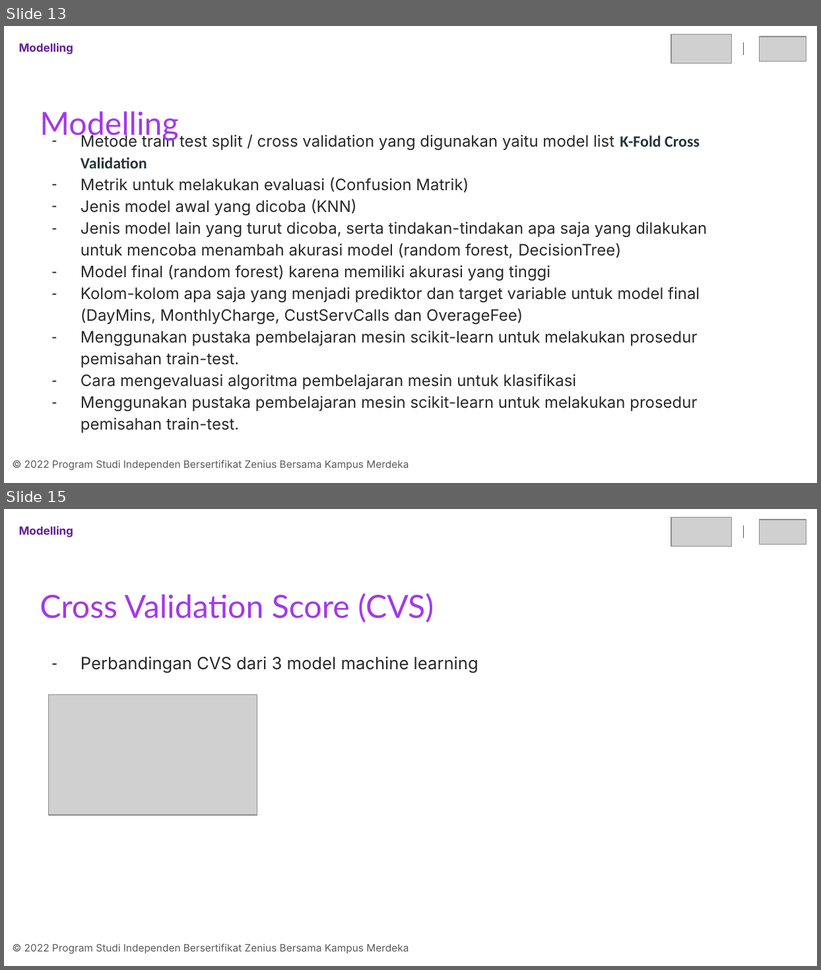
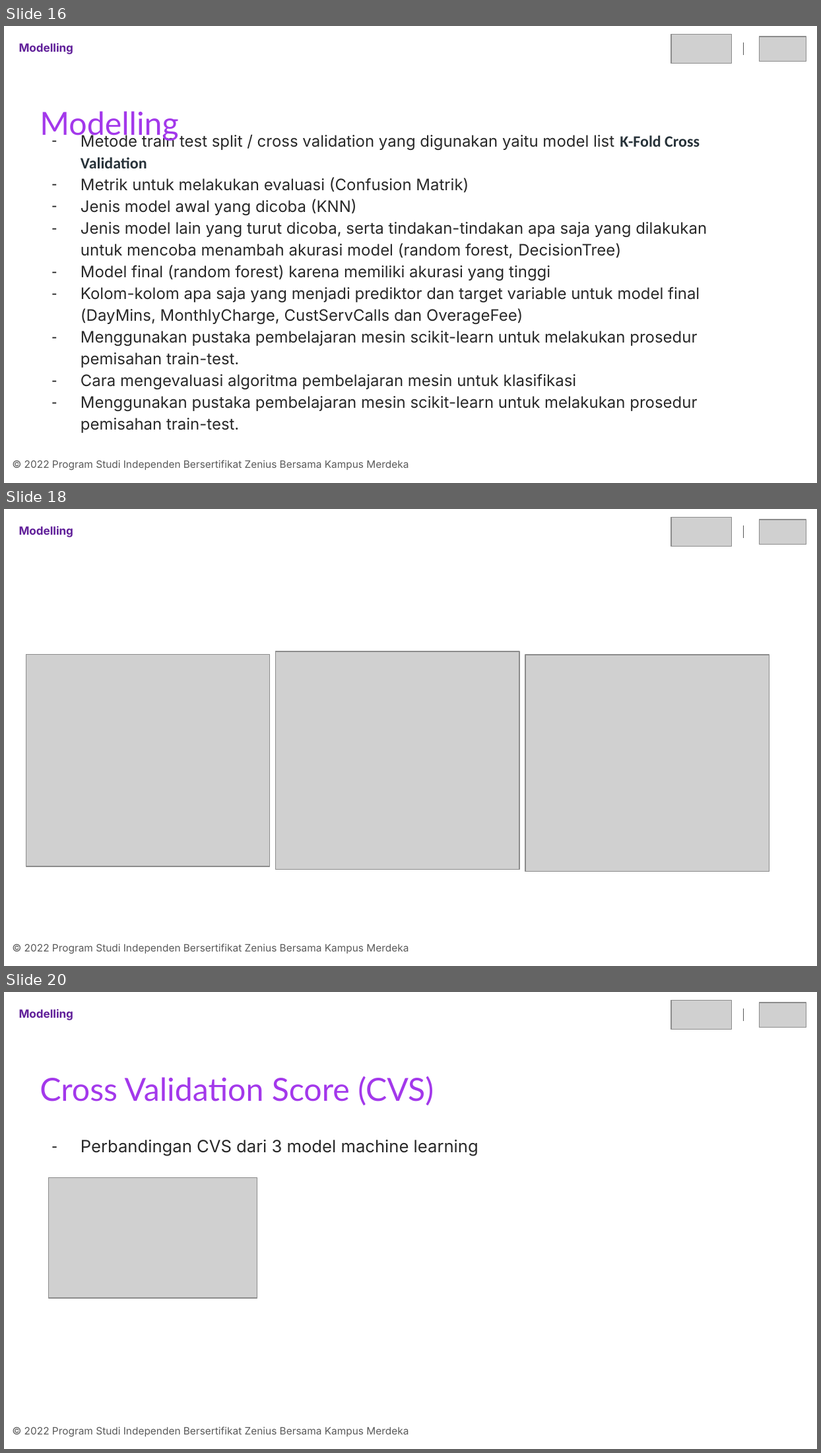
Before and after one commit to blitzaaard/final-project-kelompok-5-Aditya-Bariq-Ikhsan, a slide deck: final-project-kelompok-5-Aditya Bariq Ikhsan.pptx. Shown one above the other, each under a label of ours: slides 13 and 15 before the commit, slides 16, 18 and 20 after it; the slides between them are not shown. The pictures are 821x970 and 821x1453 pixels, drawn with LibreOffice and Linux fonts; fonts in the diff are those of the drawing; grey boxes stand for pictures. Boxes give left, top, right and bottom in pixels: in the first picture for what was removed or moved away, otherwise in the second. Text is boxed around its words. In the diff, an @@ line names an element or a change of style, - is before the commit and + after.

```diff
--- a/final-project-kelompok-5-Aditya Bariq Ikhsan.pptx
+++ b/final-project-kelompok-5-Aditya Bariq Ikhsan.pptx
@@ slide 18 added at box(4, 509, 817, 966), background #FFFFFF @@
@@ text added at box(19, 526, 73, 537), 10 pt, text #601F99, bold @@
+Modelling
@@ picture added at box(671, 517, 733, 545) @@
@@ line added from (743, 525) to (743, 538), #595959 0.75 pt @@
@@ picture added at box(760, 520, 806, 545) @@
@@ picture added at box(26, 655, 270, 867) @@
@@ picture added at box(275, 652, 519, 869) @@
@@ picture added at box(525, 656, 769, 871) @@
@@ text added at box(24, 944, 409, 955), 9 pt, text #595959 @@
+© 2022 Program Studi Independen Bersertifikat Zenius Bersama Kampus Merdeka
@@ what was slide 13 is now slide 16 @@
@@ what was slide 15 is now slide 20 @@
```
Also in this commit, not shown: 4 slides changed, 5 other slides added, 1 other file.
